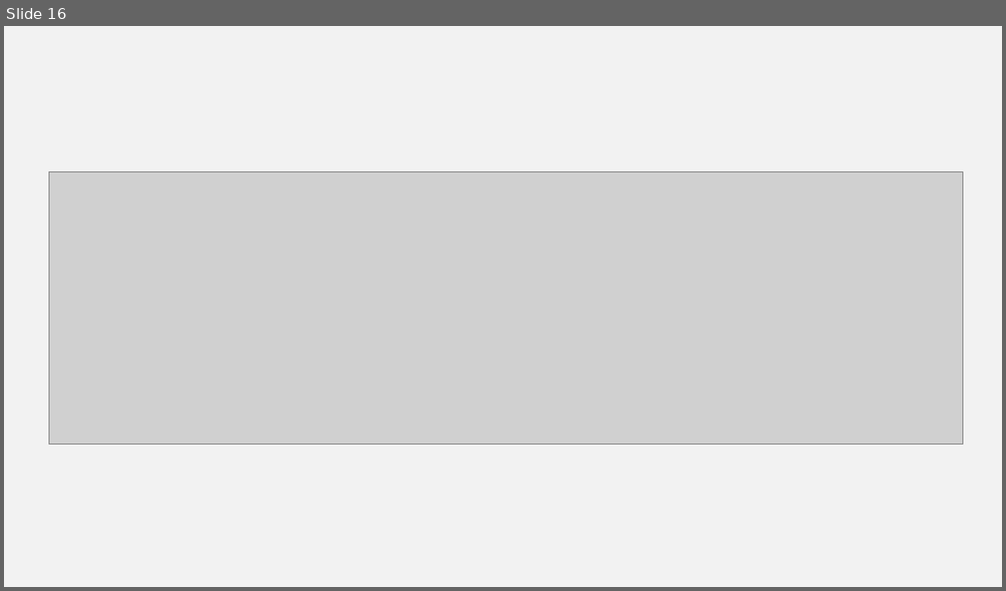
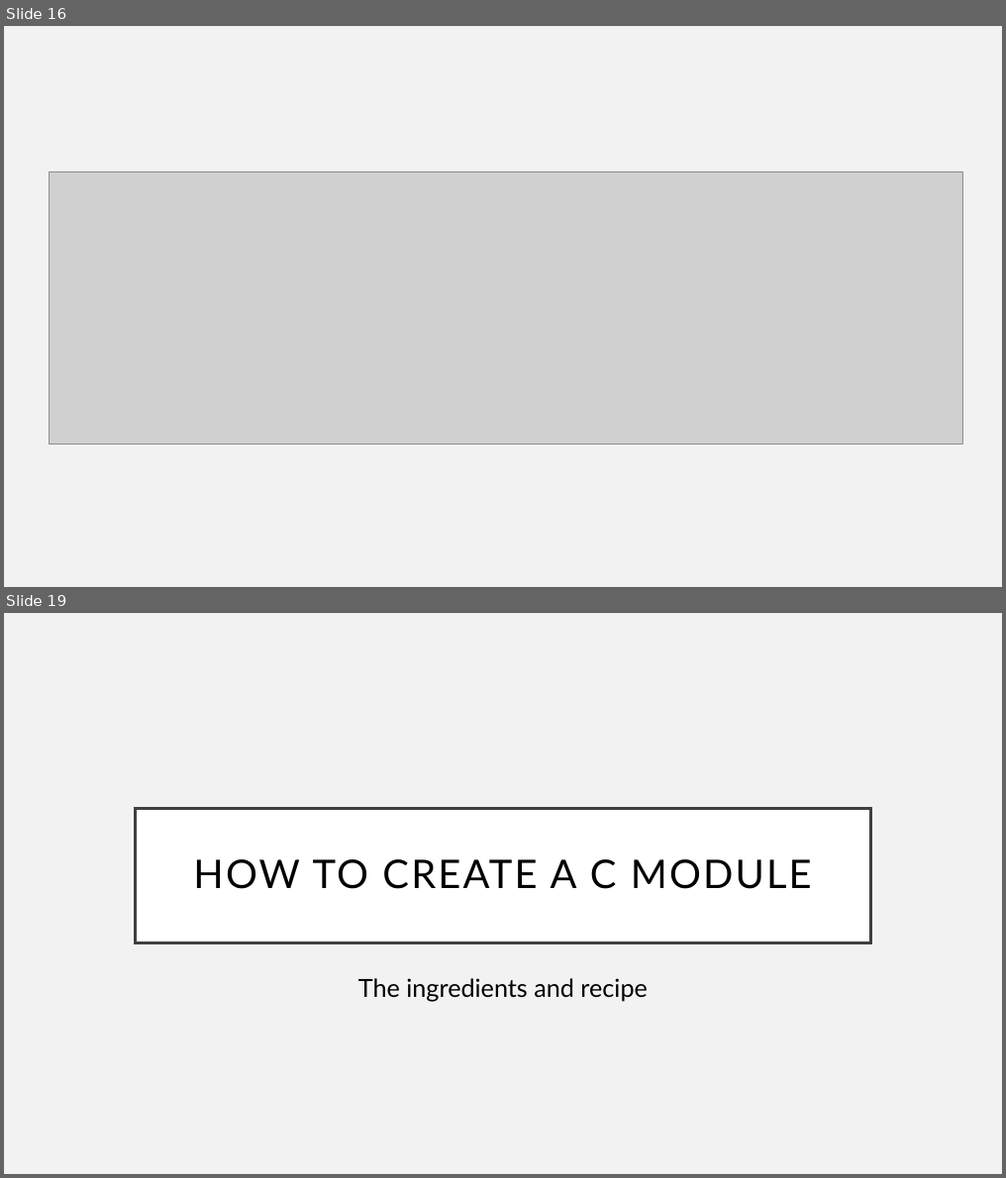
Before and after one commit to Equihua2211/I7266, a slide deck: 001_Slides/08_UART-USART.odp. Shown one above the other, each under a label of ours: slide 16 before the commit, slides 16 and 19 after it; the slides between them are not shown. The pictures are 1006x591 and 1006x1178 pixels, drawn with LibreOffice and Linux fonts; fonts in the diff are those of the drawing; grey boxes stand for pictures. Boxes give left, top, right and bottom in pixels: in the first picture for what was removed or moved away, otherwise in the second. Text is boxed around its words. In the diff, an @@ line names an element or a change of style, - is before the commit and + after.

```diff
--- a/001_Slides/08_UART-USART.odp
+++ b/001_Slides/08_UART-USART.odp
@@ slide 19 added at (x1=4, y1=613, x2=1002, y2=1174), background #F2F2F2 @@
@@ title added at (x1=135, y1=808, x2=871, y2=943), fill #FFFFFF, outline #404040 3 pt, 38 pt, text #000000 @@
+HOW TO CREATE A C MODULE
@@ text added at (x1=358, y1=978, x2=648, y2=1002), 24 pt, text #000000 @@
+The ingredients and recipe
```
Also in this commit, not shown: 2 slides changed, 14 other slides added, 1 slide removed, 2 other files.
